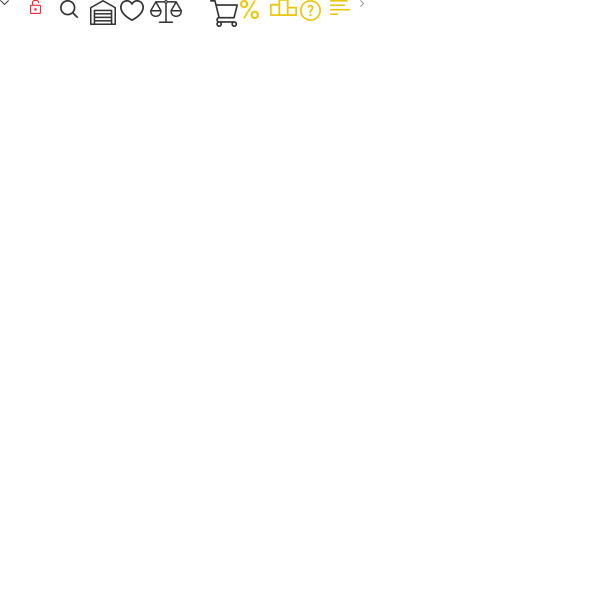
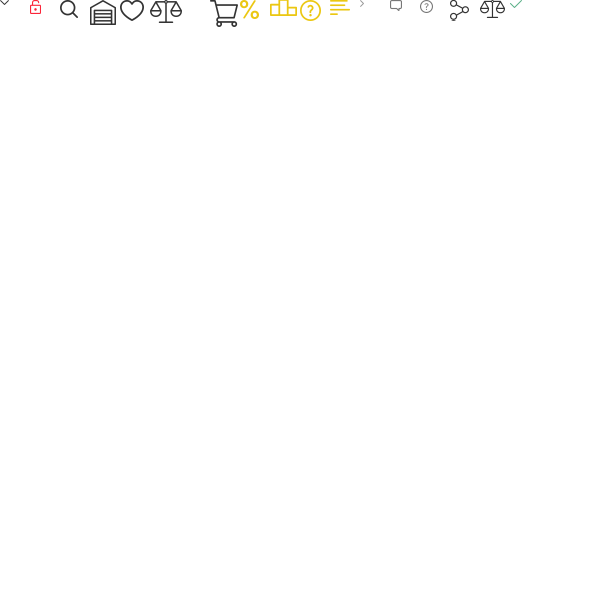
Layers edited between the first and the second 600px x 600px image:
added layer "Слой 16" above "Слой 15" over [480, 0, 505, 18]
added layer "Слой 15" above "Слой 14" over [450, 0, 469, 21]
added layer "Слой 14" above "Слой 13" over [420, 0, 433, 13]
added layer "Слой 13" above "Слой 12" over [390, 0, 402, 11]
added layer "Слой 17" above "Слой 1" over [510, 0, 522, 8]
